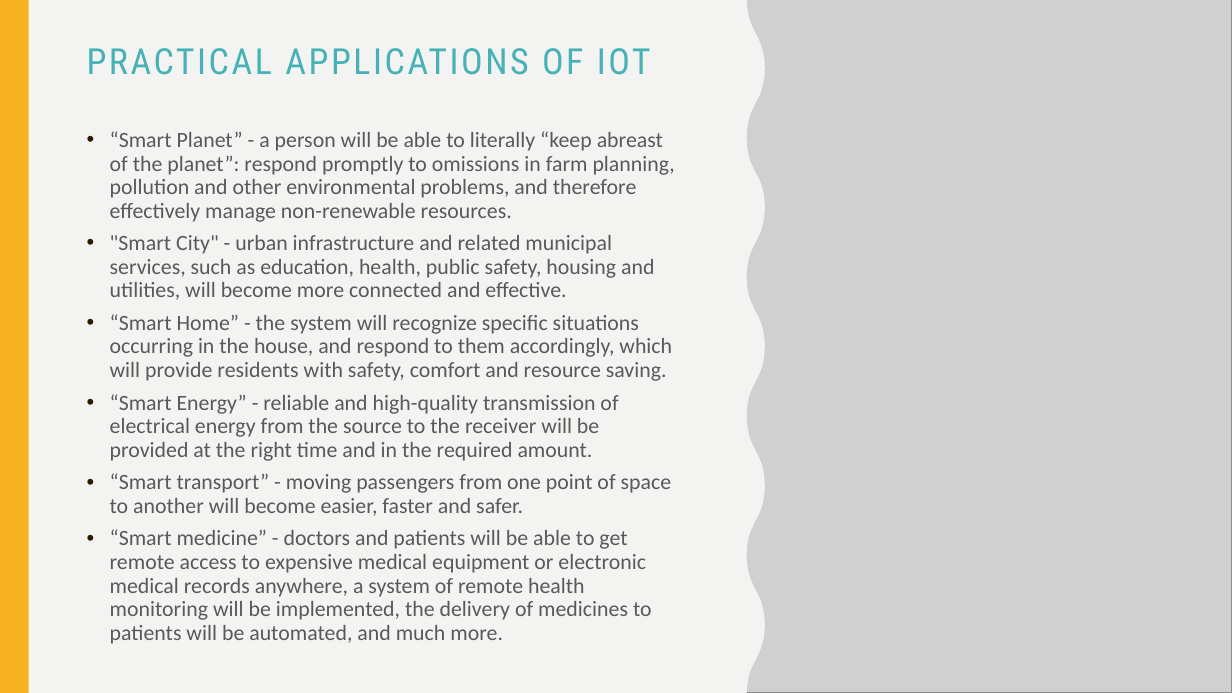
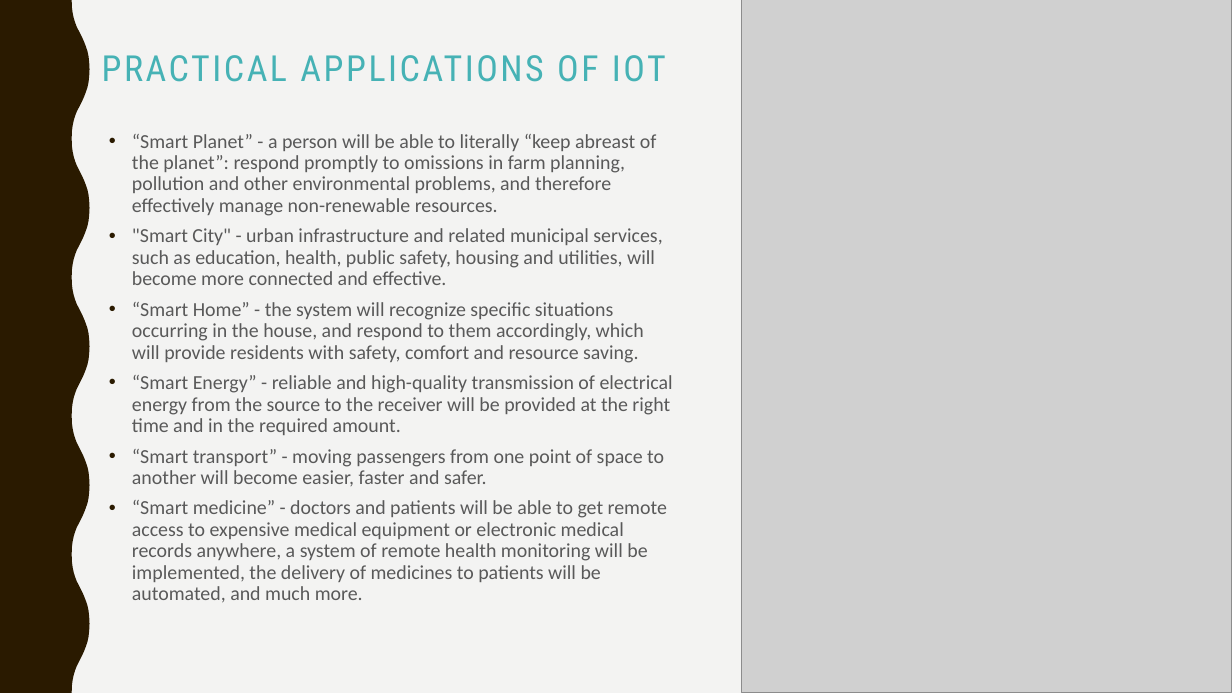
Before and after one commit to vladipirogov/IOT_presentation, a slide deck: slide 3 of Network Data Transfer Protocols in IoT & Embedded.pptx. Drawn at 1232x693 pixels with LibreOffice and Linux fonts; fonts in the diff are those of the drawing; grey boxes stand for pictures. Boxes give left, top, right and bottom in pixels: in the first picture for what was removed or moved away, otherwise in the second. Text is boxed around its words. In the diff, an @@ line names an element or a change of style, - is before the commit and + after.

Commit message:
Application protocols

```diff
--- a/Network Data Transfer Protocols in IoT & Embedded.pptx
+++ b/Network Data Transfer Protocols in IoT & Embedded.pptx
@@ freeform shape removed at (0,0,765,693) @@
@@ rectangle removed at (0,0,29,693) @@
@@ title "PRACTICAL APPLICATIONS OF IOT": place and size @@
-title "PRACTICAL APPLICATIONS OF IOT" at (87,48,651,75)
+title "PRACTICAL APPLICATIONS OF IOT" at (102,55,666,82)
@@ text "“Smart Planet” - a person ...": place and size @@
-text "“Smart Planet” - a person ..." at (110,131,675,644)
+text "“Smart Planet” - a person ..." at (132,134,673,603)
@@ text "“Smart Planet” - a person ..." at (132,134,673,603): size 17 to 15.5 pt @@
```
Also in this commit, not shown: 3 other slides changed, 16 slides added.
